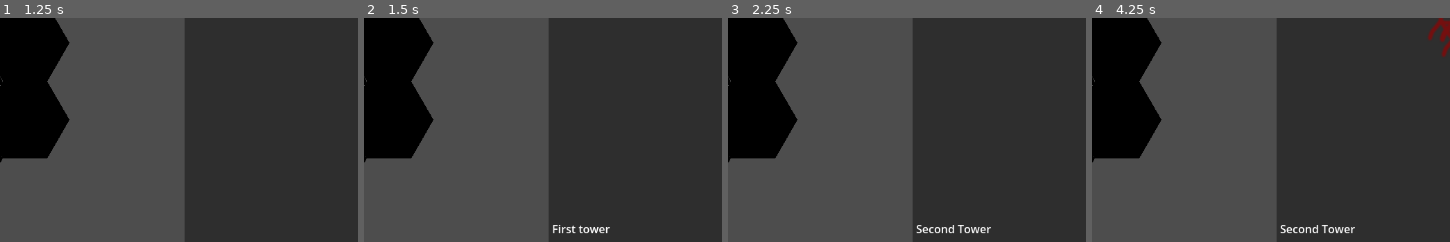
Above: before the commit, frames 1-4 (left to right).
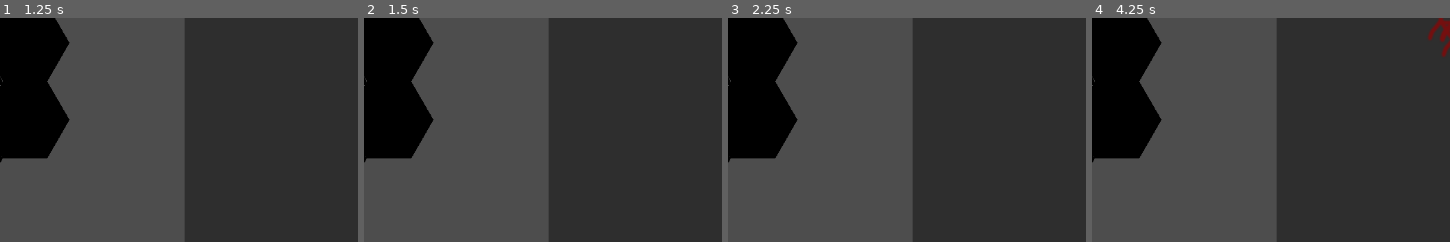
Above: after the commit, the same moments.

Repository: jm8/godotgamejam76
Game: Godot game, scene res://main.tscn
Same seed, same stepped clock (60 frames per second), same inputs: the game is played once before the commit and once after it. The engine's default icon, where the game draws it, is replaced by a stand-in: a white triangle on a blue panel in a dark square.
Inputs (mouse positions are % of the whole screen's width and height, from its top left):
- Up to frame 1 (1.25 s): click (97, 5) at 0.5 s
- Up to frame 2 (1.5 s): click (82, 17) at 1.25 s
- Up to frame 3 (2.25 s): click (94, 17) at 2.02 s
- Up to frame 4 (4.25 s): click (82, 17) at 2.75 s; click (94, 17) at 3.52 s
The pictures show only the part of the screen within x 50-100%, y 36-86%; the shares and areas given below are measured in that part.

Frame 1 is identical in both runs. In frame 2, 0.3% of the frame differs, in the area x 52-69%, y 92-97%; in frame 3, 0.4%, in the area x 52-74%, y 92-97%; in frame 4, 0.4%.

Commit message:
deleting towers

Diff:
--- a/globulars.gd
+++ b/globulars.gd
@@ -12,6 +12,7 @@
 const PROGRESS_LOW = preload("res://progress_colors/low.tres")
 
 var pipes: Dictionary
+var towers_by_position: Dictionary
 
 func average_temperature(a: Vector2i, b: Vector2i, delta: float):
 	var rate = min(pipes[a].transfer_rate, pipes[b].transfer_rate)
--- a/main.gd
+++ b/main.gd
@@ -19,10 +19,10 @@
 var action_state: ActionState = ActionState.TowerPlacing
 
 func _process(_delta: float) -> void:
-	if ui.selected_tower != null:
+	if ui.placing_tower_type != null:
 		tower_being_placed.visible = true
 		tower_being_placed.global_position = tile_to_position(position_to_tile(get_global_mouse_position()))
-		tower_being_placed.texture = ui.selected_tower.texture
+		tower_being_placed.texture = ui.placing_tower_type.texture
 	else:
 		tower_being_placed.visible = false
 
@@ -67,7 +67,7 @@
 	pipe_tile_map.erase_cell(tile_position)
 	var pipe = Globulars.pipes[tile_position]
 	Globulars.pipes.erase(tile_position)
-	var neighbors = get_neighboring_cells(pipe_tile_map, tile_position).filter(func (neighbor):
+	var neighbors = get_neighboring_cells(pipe_tile_map, tile_position).filter(func(neighbor):
 		return pipe_tile_map.get_cell_source_id(neighbor) == PIPE_TILE_SOURCE_ID)
 	for neighbor in neighbors:
 		pipe_tile_map.set_cell(neighbor, PIPE_TILE_SOURCE_ID, Vector2i.ZERO)
@@ -105,19 +105,19 @@
 		handle_right_click(tile_position)
 
 func handle_left_click(pos: Vector2i):
-	if action_state == ActionState.TowerPlacing and ui.selected_tower != null and can_place_tower(pos):
-		var tower = create_tower(pos, ui.selected_tower)
+	if action_state == ActionState.TowerPlacing and ui.placing_tower_type != null and can_place_tower(pos):
+		var tower = create_tower(pos, ui.placing_tower_type)
 		add_child(tower)
+	elif action_state == ActionState.TowerPlacing and ui.placing_tower_type == null:
+		var tower = Globulars.towers_by_position.get(pos)
+		if tower != null:
+			ui.open_tower_panel(tower)
 
 func handle_right_click(pos: Vector2i):
 	pass
 
 func can_place_tower(pos: Vector2i) -> bool:
-	var towers = get_tree().get_nodes_in_group(Globulars.TOWER_GROUP) as Array[Tower]
-	for tower in towers:
-		if tower.tower_tile_position == pos:
-			return false
-	return true
+	return not Globulars.towers_by_position.has(pos)
 
 func has_pipe(tile_position: Vector2i) -> bool:
 	return pipe_tile_map.get_cell_source_id(tile_position) == PIPE_TILE_SOURCE_ID
@@ -127,6 +127,7 @@
 	tower.tower_type = tower_type
 	tower.tower_tile_position = Vector2i(pos)
 	tower.global_position = tile_to_position(pos)
+	Globulars.towers_by_position[pos] = tower
 	return tower
 
 
@@ -137,7 +138,7 @@
 			map.get_neighbor_cell(pos, TileSet.CELL_NEIGHBOR_BOTTOM_SIDE),
 			map.get_neighbor_cell(pos, TileSet.CELL_NEIGHBOR_BOTTOM_LEFT_SIDE),
 			map.get_neighbor_cell(pos, TileSet.CELL_NEIGHBOR_BOTTOM_RIGHT_SIDE),
-		].filter(func (neighbor): return pipe_tile_map.get_cell_source_id(neighbor) == PIPE_TILE_SOURCE_ID)
+		].filter(func(neighbor): return pipe_tile_map.get_cell_source_id(neighbor) == PIPE_TILE_SOURCE_ID)
 		for neighbor in neighbors:
 			Globulars.average_temperature(pos, neighbor, delta)
 		var pipe = Globulars.pipes[pos]
--- a/tower.gd
+++ b/tower.gd
@@ -2,8 +2,6 @@
 class_name Tower
 
 @export var tower_type: TowerType
-	#set(value):
-		#$Sprite2D.texture = value.texture
 
 @export var tower_tile_position: Vector2i
 
@@ -20,3 +18,7 @@
 
 func _process(delta: float) -> void:
 	pass
+
+func delete():
+	Globulars.towers_by_position.erase(tower_tile_position)
+	queue_free()
--- a/ui.gd
+++ b/ui.gd
@@ -4,7 +4,8 @@
 @onready var tower_description = %TowerDescription
 var CreateTowerButton = preload("res://create_tower_button.tscn")
 
-var selected_tower: TowerType
+var placing_tower_type: TowerType
+var selected_tower: Tower
 
 func create_buttons():
 	for child in buttons.get_children():
@@ -16,36 +17,51 @@
 		button.tooltip_text = tower_type.name
 		buttons.add_child(button)
 		button.mouse_entered.connect(func():
-			if selected_tower == null:
+			if placing_tower_type == null:
 				tower_description.text = tower_type.description
 		)
 		button.pressed.connect(func():
-			if selected_tower != null and selected_tower.name == tower_type.name:
-				selected_tower = null
+			if placing_tower_type != null and placing_tower_type.name == tower_type.name:
+				placing_tower_type = null
 			else:
-				selected_tower = tower_type
+				placing_tower_type = tower_type
 				tower_description.text = tower_type.description
 		)
 
 
 @export var tower_types: Array[TowerType]
-	#set(value):
-		#tower_types = value
-		#if buttons != null:
-			#create_buttons()
 
 func _ready() -> void:
 	create_buttons()
 
+	%OpenRightPanelButton.pressed.connect(open_place_panel)
+	%CloseButton.pressed.connect(close_right_panel)
+	%DeleteButton.pressed.connect(func():
+		selected_tower.delete()
+		close_right_panel()
+	)
+
 func _unhandled_key_input(event: InputEvent) -> void:
 	if event is InputEventKey and event.pressed && event.keycode == KEY_ESCAPE:
-		selected_tower = null
+		placing_tower_type = null
 
-func _on_close_button_pressed() -> void:
-	$ScreenSpace/RightPanel.visible = false
-	$ScreenSpace/OpenRightPanelButton.visible = true
+func close_right_panel() -> void:
+	%RightPanel.visible = false
+	%OpenRightPanelButton.visible = true
+	%SelectedTowerMenu.visible = false
+	placing_tower_type = null
 	selected_tower = null
 
-func _on_open_right_panel_button_pressed() -> void:
-	$ScreenSpace/RightPanel.visible = true
-	$ScreenSpace/OpenRightPanelButton.visible = false
+func open_place_panel() -> void:
+	%RightPanel.visible = true
+	%OpenRightPanelButton.visible = false
+	%PlaceTowerMenu.visible = true
+	%SelectedTowerMenu.visible = false
+
+func open_tower_panel(tower: Tower) -> void:
+	selected_tower = tower
+	%RightPanel.visible = true
+	%OpenRightPanelButton.visible = false
+	%PlaceTowerMenu.visible = false
+	%SelectedTowerDescription.text = tower.tower_type.name
+	%SelectedTowerMenu.visible = true
--- a/ui.tscn
+++ b/ui.tscn
@@ -58,6 +58,7 @@
 [node name="ScreenSpace" type="CanvasLayer" parent="."]
 
 [node name="RightPanel" type="Panel" parent="ScreenSpace"]
+unique_name_in_owner = true
 visible = false
 anchors_preset = 11
 anchor_left = 1.0
@@ -86,6 +87,7 @@
 layout_mode = 2
 
 [node name="CloseButton" type="Button" parent="ScreenSpace/RightPanel/MarginContainer/VBoxContainer/HBoxContainer"]
+unique_name_in_owner = true
 layout_mode = 2
 size_flags_horizontal = 3
 theme = SubResource("Theme_q4a1y")
@@ -94,7 +96,11 @@
 icon_alignment = 2
 expand_icon = true
 
-[node name="TowerButtonsContainer" type="GridContainer" parent="ScreenSpace/RightPanel/MarginContainer/VBoxContainer"]
+[node name="PlaceTowerMenu" type="VBoxContainer" parent="ScreenSpace/RightPanel/MarginContainer/VBoxContainer"]
+unique_name_in_owner = true
+layout_mode = 2
+
+[node name="TowerButtonsContainer" type="GridContainer" parent="ScreenSpace/RightPanel/MarginContainer/VBoxContainer/PlaceTowerMenu"]
 unique_name_in_owner = true
 layout_mode = 2
 size_flags_vertical = 3
@@ -103,14 +109,32 @@
 theme_override_constants/v_separation = 10
 columns = 2
 
-[node name="TowerDescription" type="RichTextLabel" parent="ScreenSpace/RightPanel/MarginContainer/VBoxContainer"]
+[node name="TowerDescription" type="RichTextLabel" parent="ScreenSpace/RightPanel/MarginContainer/VBoxContainer/PlaceTowerMenu"]
 unique_name_in_owner = true
 layout_mode = 2
 size_flags_horizontal = 3
 size_flags_vertical = 3
 bbcode_enabled = true
 
+[node name="SelectedTowerMenu" type="VBoxContainer" parent="ScreenSpace/RightPanel/MarginContainer/VBoxContainer"]
+unique_name_in_owner = true
+layout_mode = 2
+
+[node name="SelectedTowerDescription" type="RichTextLabel" parent="ScreenSpace/RightPanel/MarginContainer/VBoxContainer/SelectedTowerMenu"]
+unique_name_in_owner = true
+layout_mode = 2
+size_flags_horizontal = 3
+size_flags_vertical = 3
+bbcode_enabled = true
+fit_content = true
+
+[node name="DeleteButton" type="Button" parent="ScreenSpace/RightPanel/MarginContainer/VBoxContainer/SelectedTowerMenu"]
+unique_name_in_owner = true
+layout_mode = 2
+text = "Delete"
+
 [node name="OpenRightPanelButton" type="TextureButton" parent="ScreenSpace"]
+unique_name_in_owner = true
 anchors_preset = 1
 anchor_left = 1.0
 anchor_right = 1.0
